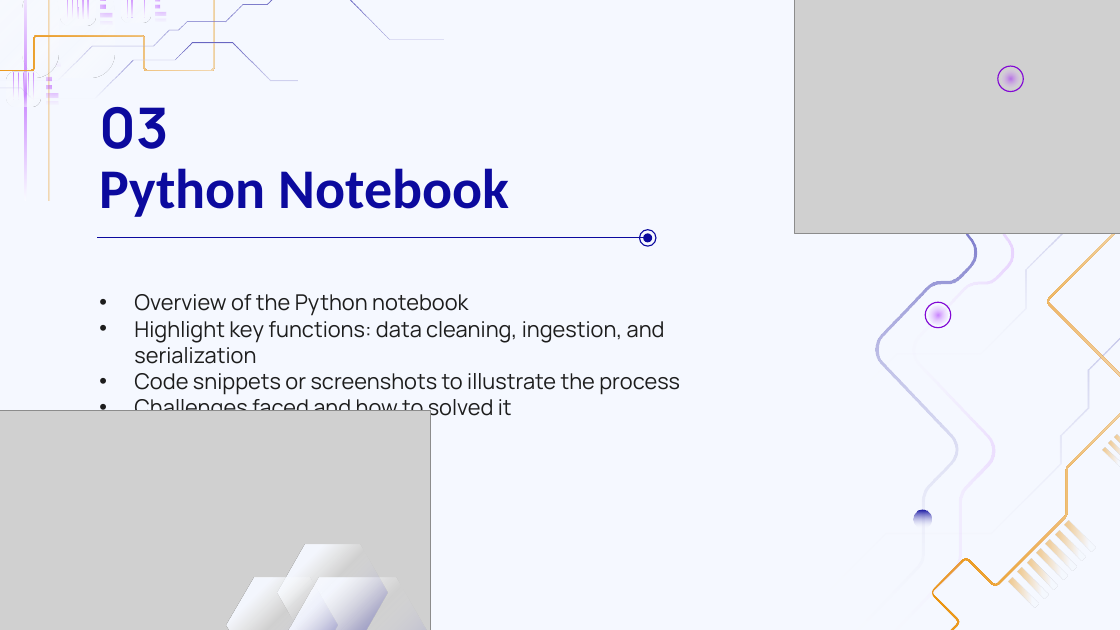
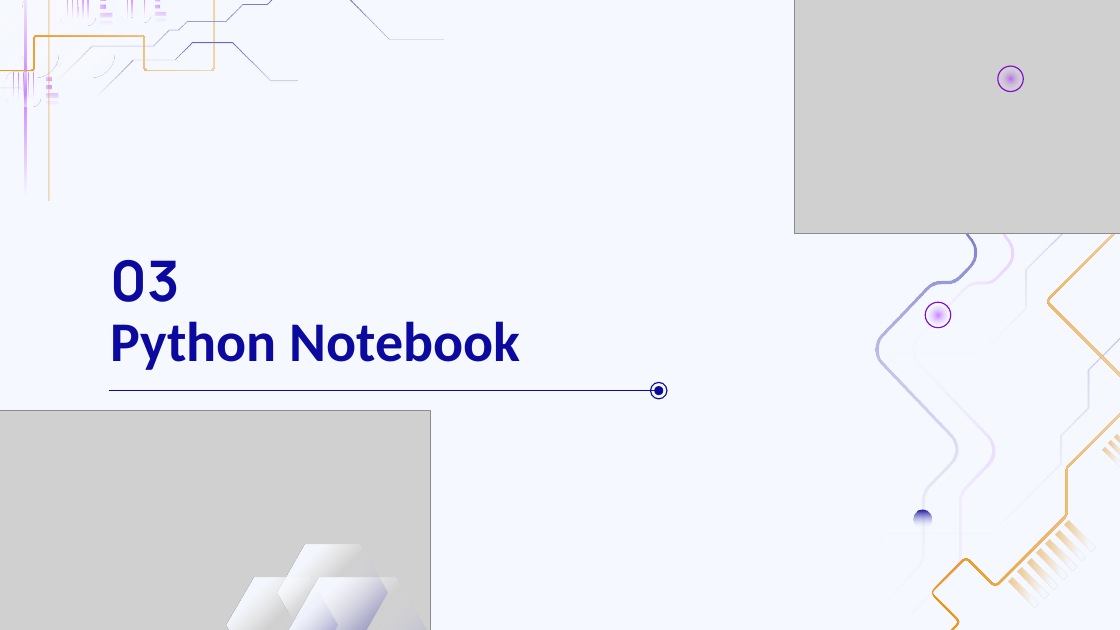
Before and after one commit to MarcoGasparini00/DataCrafters, a slide deck: slide 9 of presentation/DB2.pptx. Drawn at 1120x630 pixels with LibreOffice and Linux fonts; fonts in the diff are those of the drawing; grey boxes stand for pictures. Boxes give left, top, right and bottom in pixels: in the first picture for what was removed or moved away, otherwise in the second. Text is boxed around its words. In the diff, an @@ line names an element or a change of style, - is before the commit and + after.

Commit message:
MG updated ppt

```diff
--- a/presentation/DB2.pptx
+++ b/presentation/DB2.pptx
@@ subtitle removed at (x1=134, y1=294, x2=680, y2=421) @@
-• Overview of the Python notebook
-• Highlight key functions: data cleaning, ingestion, and serialization
-• Code snippets or screenshots to illustrate the process
-• Challenges faced and how to solved it
@@ ellipse moved from (x1=640, y1=230, x2=656, y2=246) to (x1=651, y1=382, x2=668, y2=399) @@
@@ 2 titles, 1 line, 1 ellipse moved together from (x1=97, y1=107, x2=652, y2=242) to (x1=109, y1=260, x2=663, y2=395) @@
```
Also in this commit, not shown: 9 other slides changed, 7 slides added, 1 slide removed.
